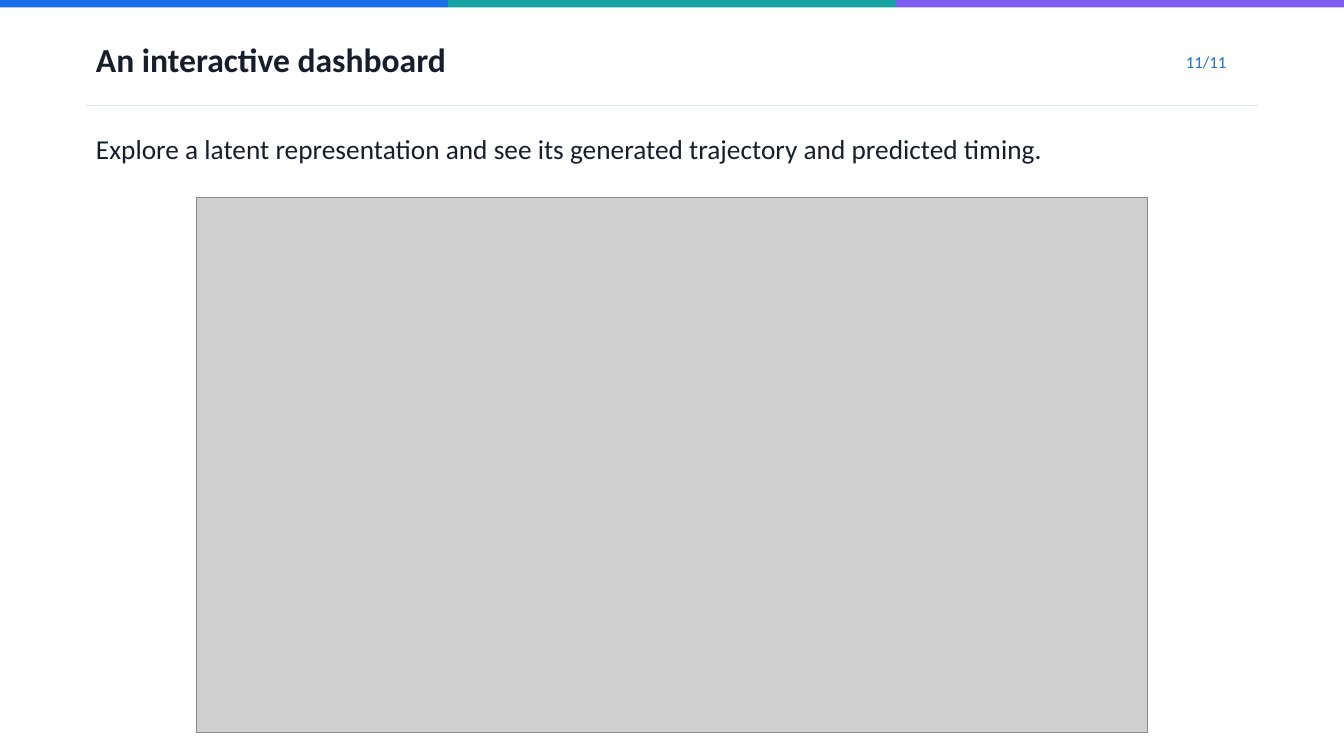
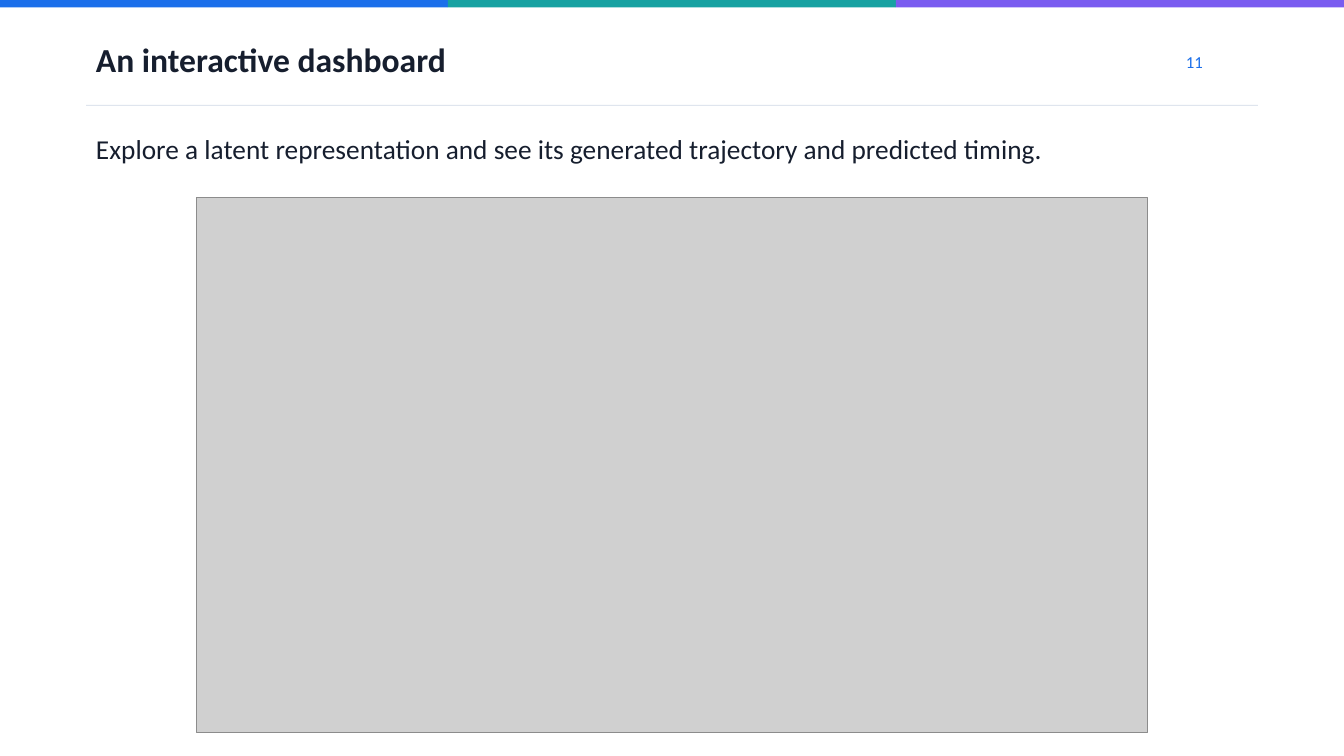
Before and after one commit to pazflashner/interception-movements-dl, a slide deck: slide 11 of demo/Presentation_Demo.pptx. Drawn at 1344x756 pixels with LibreOffice and Linux fonts; fonts in the diff are those of the drawing; grey boxes stand for pictures. Boxes give left, top, right and bottom in pixels: in the first picture for what was removed or moved away, otherwise in the second. Text is boxed around its words. In the diff, an @@ line names an element or a change of style, - is before the commit and + after.

```diff
--- a/demo/Presentation_Demo.pptx
+++ b/demo/Presentation_Demo.pptx
@@ text at [1186, 57, 1203, 68]: text changed @@
-11/11
+11
```
Also in this commit, not shown: 2 other slides changed, 1 slide added, 7 other files.
